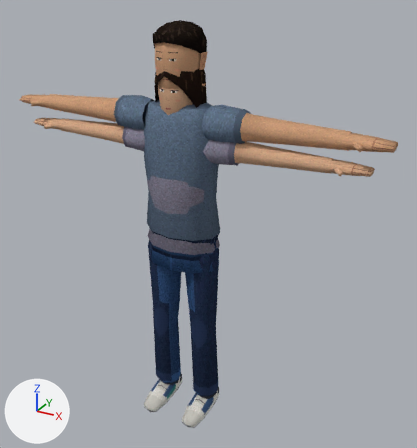
Before and after pictures for a commit that changed the Blender file art/characters/base/char_base.blend.
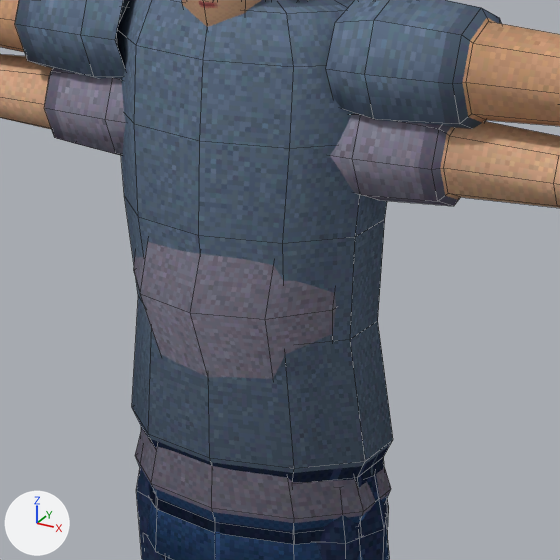
There are two pictures of each version: one whole from a 50 mm lens placed at (1.232, -2.005, 2.008), pointed at (0.097, 0.058, 0.977), one close up on the part from 26% to 64% of the width and 24% to 59% of the height. The axes (+X, +Y, +Z) are drawn at lower left. The lights are the same throughout. The last two pictures show the newer version. The close-ups show mesh edges as thin lines.

Objects in the first close-up: 'F_Body', 'F_Head', 'M_Body'.
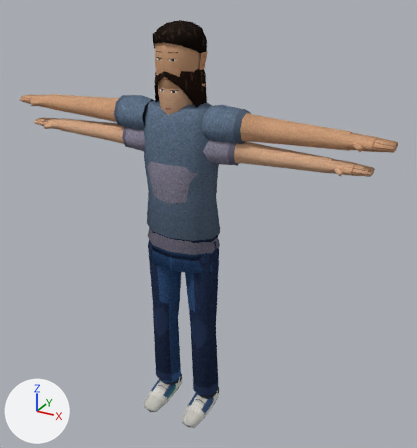
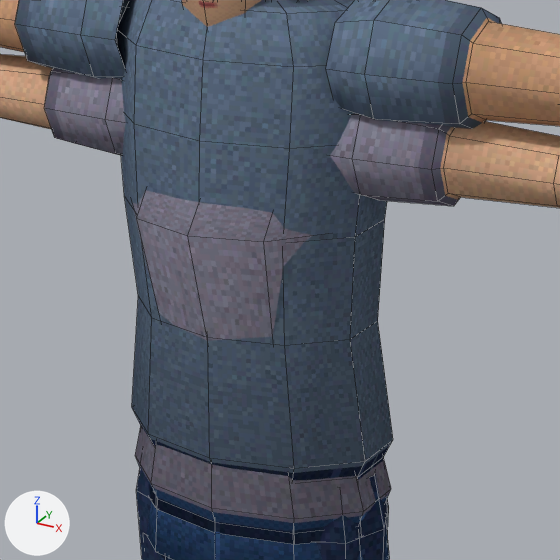
Location of each change, (x1, y1, x2, y2) in pixels of the close-ups (560 x 560 px; the box of a moved part takes in the faces that stretch with it):
part 1 of me_f_body, moved or reshaped: before (135, 429, 391, 519); after (135, 426, 391, 519)
part 2 of me_f_body, moved or reshaped: before (134, 242, 336, 379); after (132, 190, 313, 341)

What the commit changed:
me_f_body has 407 vertices, 370 faces and spans x -0.8..0.8, y -0.16..0.12, z 0.0..1.53.
me_f_body is used by ob_f_body; location (0.0, 0.0, 0.0).
me_f_body part 1: 20 of the vertices in x -0.14..0.14, y -0.11..0.11, z 1.04..1.26 are moved by (0.0, 0.0, 0.04).
me_f_body part 2: all 10 vertices in x -0.14..0.14, y -0.15..0.11, z 1.16 are moved by (0.0, 0.0, 0.09).
